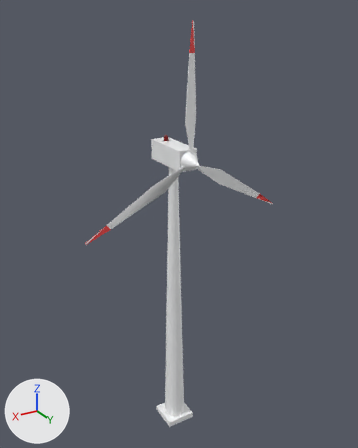
One commit to the glTF model Wind turbine.glb: the scene before it, then after it.
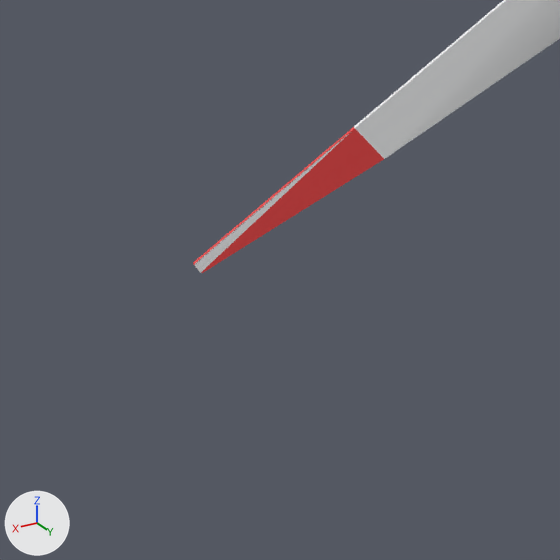
The first picture shows the older version from a camera (50 mm lens) standing at (3.55, 6.08, 6.81) and looking at (-0.1, 0.0, 3.77). The close-ups show the older and then the newer version on the part from 16% to 38% of the width and 46% to 63% of the height of that picture. Only the edits that show in the close-ups are written down. The lights are fixed; the arrows at lower left show +X, +Y and +Z. Where no turn or scale is listed for an object, it has been applied to the vertices. Vertices at exactly the same position are counted once.

The first close-up shows 'Turbine_Rotor'.
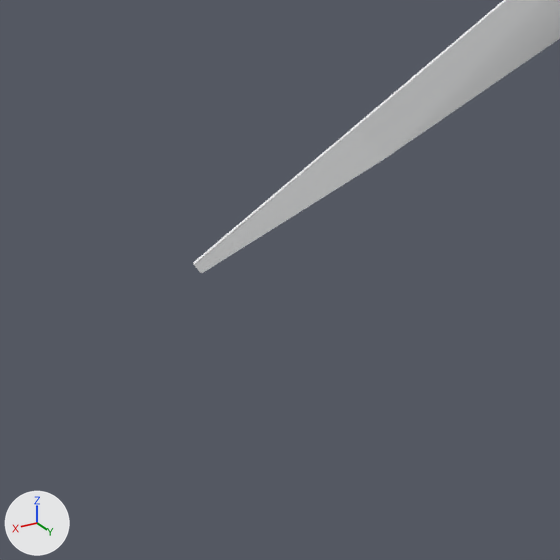
Patch to the scene script:
```diff
--- a/Wind turbine.glb.py
+++ b/Wind turbine.glb.py
@@ me_ทรงกรวย_001 @@
 me_ทรงกรวย_001.from_pydata(...)  # 145 vertices, 340 faces; spans x -1.58..1.6, y 0.0..0.27, z -0.94..1.81
 # used by ob_turbine_rotor; location = (0.0, 0.429, 4.894)
+# me_ทรงกรวย_001 part 1: all 60 faces that had it switch from mat_turbine_red (red #ef4444) to mat_turbine_white (white #fcfdfe)
```

Boxes (x1, y1, x2, y2) around the edits, measured in the close-ups (560 x 560 px):
part 1 of me_ทรงกรวย_001, recoloured (red to white): (193, 127, 384, 273) in both
